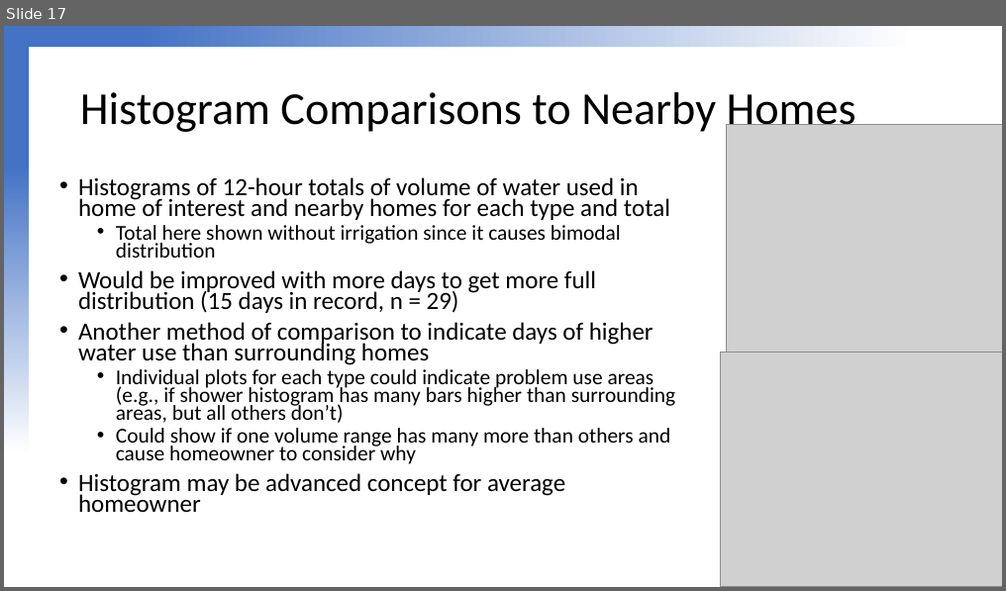
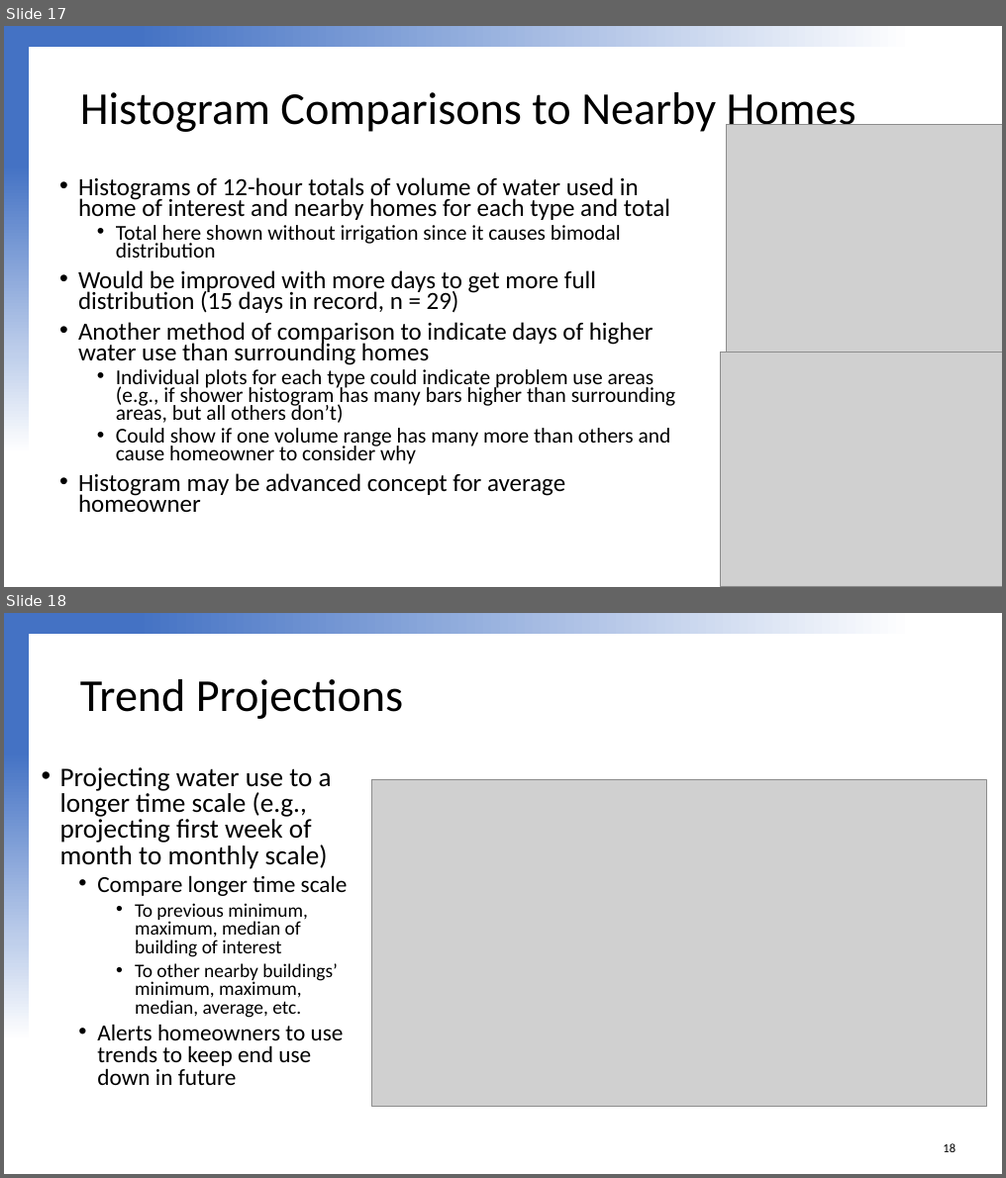
Before and after one commit to jesserowles/Data_Visualization_Challenge_2020, a slide deck: Data Visualization Challenge 2020 JLR.pptx. Shown one above the other, each under a label of ours: slide 17 before the commit, slides 17 and 18 after it. The pictures are 1006x591 and 1006x1178 pixels, drawn with LibreOffice and Linux fonts; fonts in the diff are those of the drawing; grey boxes stand for pictures; background and template pictures are left out. Boxes give left, top, right and bottom in pixels: in the first picture for what was removed or moved away, otherwise in the second. Text is boxed around its words. In the diff, an @@ line names an element or a change of style, - is before the commit and + after.

Commit message:
Added Future Projections plot and updated ppt

```diff
--- a/Data Visualization Challenge 2020 JLR.pptx
+++ b/Data Visualization Challenge 2020 JLR.pptx
@@ slide 18 added at bbox=[4, 613, 1002, 1174], background #FFFFFF; not listed: 2 template elements that a slide beside it also shows @@
@@ title added at bbox=[80, 679, 403, 719], 44 pt, text #000000 @@
+Trend Projections
@@ text added at bbox=[60, 767, 348, 1085], 18.5 pt, text #000000 @@
+• Projecting water use to a longer time scale (e.g., projecting first week of month to monthly scale)
+  • Compare longer time scale
+    • To previous minimum, maximum, median of building of interest
+    • To other nearby buildings’ minimum, maximum, median, average, etc.
+  • Alerts homeowners to use trends to keep end use down in future
@@ picture added at bbox=[371, 779, 987, 1106] @@
@@ page number added at bbox=[943, 1144, 955, 1153], 12 pt, text #000000 @@
+18
```
Also in this commit, not shown: 1 slide changed, 2 other files.
